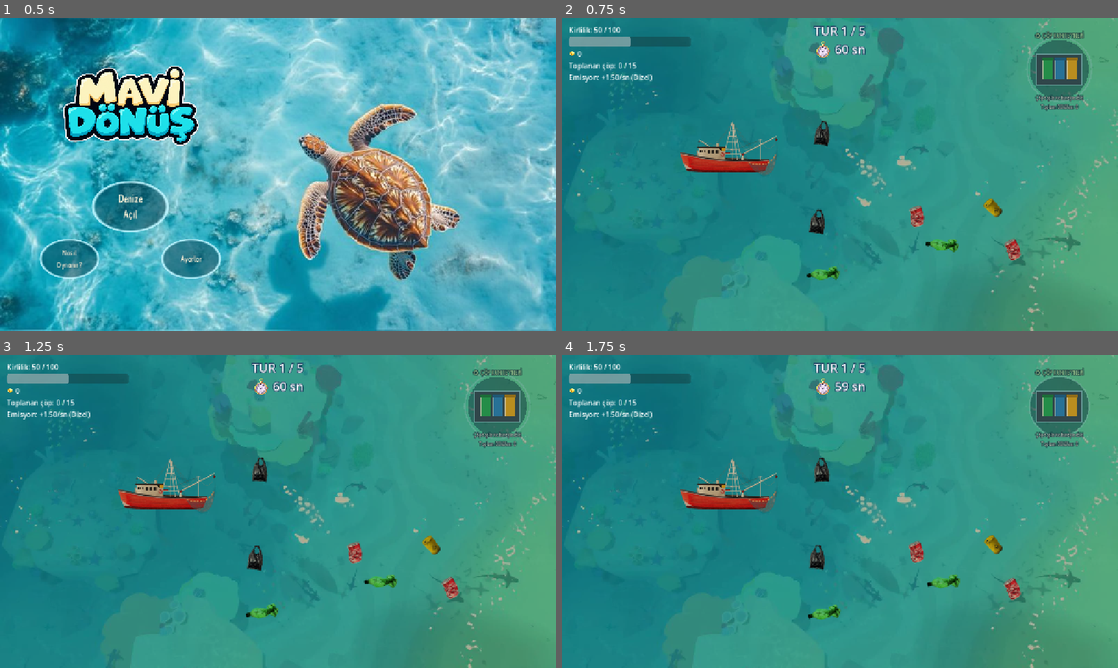
Above: before the commit, frames 1-4 (two rows, left to right).
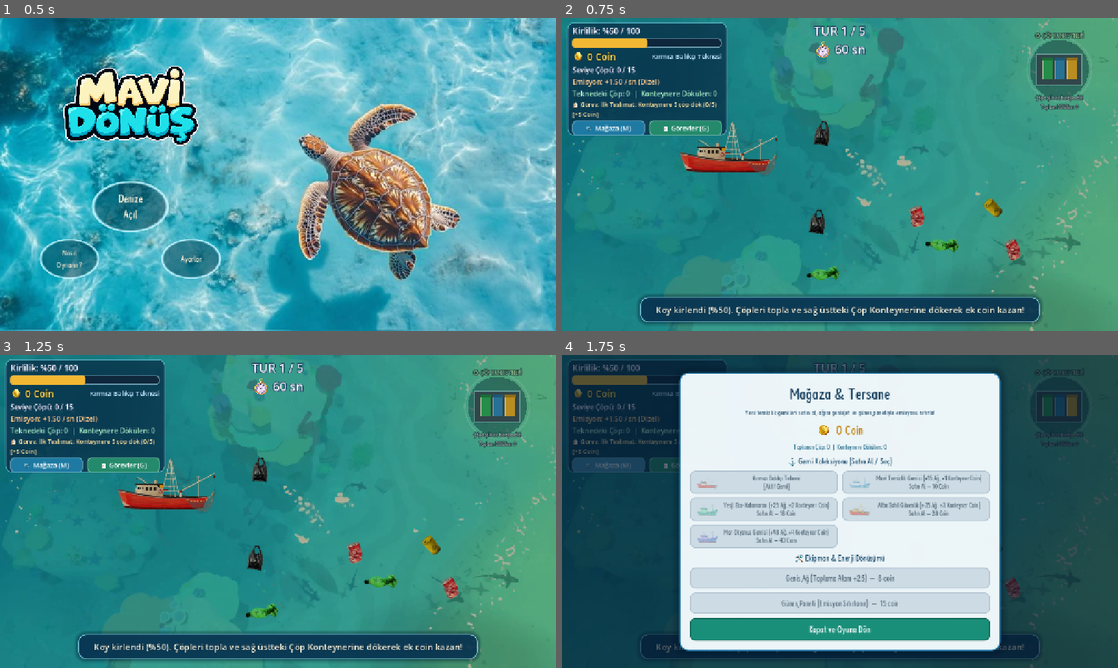
Above: after the commit, the same moments.

Repository: tubaiskol/Mavi-Donus-Hackathon-Team22
Game: Godot game, scene res://scenes/main_menu.tscn
The game is run twice, just before and just after one commit, with the same random seed, the same clock (stepped at 60 frames per second) and the same inputs. The engine's default icon, where the game draws it, is replaced by a stand-in: a white triangle on a blue panel in a dark square.
Inputs (mouse positions are in pixels of both pictures, inside the frame that each line leads up to):
- Up to frame 1 (0.5 s): no input
- Up to frame 2 (0.75 s): click "Denize Açıl" at 0.5 s
- Up to frame 3 (1.25 s): no input
- Up to frame 4 (1.75 s): click (606, 464) at 1.25 s, where only the run after the commit has a clickable "🛒 Mağaza (M)"

Frame 1 is identical in both runs. In frame 2, 17% of the frame differs, in the area x 1-87%, y 1-98%; in frame 3, 17%; in frame 4, 98%, in the area x 0-100%, y 0-100%.

Commit message:
sol üst birleşik gösterge kartı, konteyner takibi ve görev penceresi eklendi

Diff:
--- a/scripts/hud.gd
+++ b/scripts/hud.gd
@@ -1,22 +1,49 @@
 extends CanvasLayer
 
+const MENU_FONT := preload("res://assets/menu_font.ttf")
+
+@onready var stats_box: VBoxContainer = $StatsBox
 @onready var pollution_label: Label = $StatsBox/PollutionLabel
 @onready var pollution_bar: ProgressBar = $StatsBox/PollutionBar
+@onready var coins_row: HBoxContainer = $StatsBox/CoinsRow
 @onready var coins_label: Label = $StatsBox/CoinsRow/CoinsLabel
 @onready var trash_label: Label = $StatsBox/TrashLabel
+@onready var emission_label: Label = $StatsBox/EmissionLabel
 @onready var spawner = get_node("../Spawner")
-@onready var emission_label: Label = $StatsBox/EmissionLabel
+@onready var shop_panel = get_node("../ShopPanel")
+
+var _fill_style: StyleBoxFlat
+var _toast_panel: PanelContainer
+var _toast_label: Label
+var _toast_tween: Tween
+var _boat_badge_label: Label
+var _container_label: Label
+var _quest_summary_label: Label
+var _quests_modal: Control
+var _quests_list_vbox: VBoxContainer
+
 
 func _ready() -> void:
 	# Seviye sonunda oyun duraklasa da sayaç güncellensin.
 	process_mode = Node.PROCESS_MODE_ALWAYS
 
+	_style_hud()
+	_build_quests_modal()
+
 	GameState.pollution_changed.connect(_on_pollution_changed)
 	GameState.coins_changed.connect(_on_coins_changed)
+	GameState.boat_changed.connect(_on_boat_changed)
+	GameState.carried_trash_changed.connect(_on_carried_trash_changed)
+	GameState.quests_changed.connect(_on_quests_changed)
+	GameState.toast_requested.connect(show_toast)
 
 	_on_pollution_changed(GameState.pollution)
 	_on_coins_changed(GameState.coins)
+	_on_boat_changed(GameState.selected_boat)
+	_on_carried_trash_changed(GameState.carried_trash, GameState.delivered_trash)
+	_on_quests_changed()
 	_update_trash_label()
+	_update_emission_label()
 
 
 func _process(_delta: float) -> void:
@@ -24,13 +51,341 @@
 	_update_emission_label()
 
 
+func _unhandled_input(event: InputEvent) -> void:
+	if event is InputEventKey and event.pressed and not event.echo:
+		if event.physical_keycode == KEY_M:
+			_toggle_shop_from_hud()
+		elif event.physical_keycode == KEY_G:
+			_toggle_quests_modal()
+
+
+func _style_hud() -> void:
+	# Sol üst istatistik kutusu: Coin, Gemi, Kirlilik, Emisyon, Konteyner ve Görev bilgisi bir arada
+	var stats_panel := PanelContainer.new()
+	stats_panel.name = "StatsBackdrop"
+	stats_panel.mouse_filter = Control.MOUSE_FILTER_IGNORE
+	var card_sb := StyleBoxFlat.new()
+	card_sb.bg_color = Color(0.03, 0.16, 0.26, 0.72)
+	card_sb.border_color = Color(0.55, 0.88, 1.0, 0.45)
+	card_sb.set_border_width_all(2)
+	card_sb.set_corner_radius_all(14)
+	stats_panel.add_theme_stylebox_override("panel", card_sb)
+	stats_panel.position = Vector2(12, 10)
+	stats_panel.size = Vector2(368, 260)
+	add_child(stats_panel)
+	move_child(stats_panel, 0)
+
+	stats_box.position = Vector2(24, 16)
+	stats_box.custom_minimum_size = Vector2(344, 0)
+	stats_box.add_theme_constant_override("separation", 4)
+
+	# Kirlilik çubuğunu mavi_donus tarzında renklendir ve yuvarlat
+	pollution_bar.custom_minimum_size = Vector2(340, 22)
+	var bg_sb := StyleBoxFlat.new()
+	bg_sb.bg_color = Color(0.06, 0.14, 0.22, 0.85)
+	bg_sb.border_color = Color(0.75, 0.92, 1.0, 0.55)
+	bg_sb.set_border_width_all(2)
+	bg_sb.set_corner_radius_all(8)
+	pollution_bar.add_theme_stylebox_override("background", bg_sb)
+
+	_fill_style = StyleBoxFlat.new()
+	_fill_style.bg_color = Color(0.25, 0.82, 0.65)
+	_fill_style.set_corner_radius_all(6)
+	pollution_bar.add_theme_stylebox_override("fill", _fill_style)
+
+	# Coin satırını sol üst kutunun içinde belirginleştir ("sağ köşedeki şeyi soldakine ekle")
+	coins_row.add_theme_constant_override("separation", 8)
+	var coin_icon := coins_row.get_node_or_null("CoinIcon") as TextureRect
+	if coin_icon:
+		coin_icon.custom_minimum_size = Vector2(26, 26)
+	coins_label.add_theme_font_size_override("font_size", 22)
+	coins_label.add_theme_color_override("font_color", Color(1.0, 0.92, 0.42))
+	coins_label.add_theme_color_override("font_outline_color", Color(0.18, 0.12, 0.02, 0.95))
+	coins_label.add_theme_constant_override("outline_size", 5)
+
+	_boat_badge_label = Label.new()
+	_boat_badge_label.size_flags_horizontal = Control.SIZE_EXPAND_FILL
+	_boat_badge_label.horizontal_alignment = HORIZONTAL_ALIGNMENT_RIGHT
+	_boat_badge_label.add_theme_font_size_override("font_size", 15)
+	_boat_badge_label.add_theme_color_override("font_color", Color(0.75, 0.95, 1.0))
+	_boat_badge_label.add_theme_color_override("font_outline_color", Color(0.06, 0.20, 0.34))
+	_boat_badge_label.add_theme_constant_override("outline_size", 4)
+	coins_row.add_child(_boat_badge_label)
+
+	# Metinlere mavi_donus tarzı kalın okunaklı kontur ekle
+	for lbl in [pollution_label, trash_label, emission_label]:
+		lbl.add_theme_color_override("font_color", Color.WHITE)
+		lbl.add_theme_color_override("font_outline_color", Color(0.06, 0.20, 0.34, 0.95))
+		lbl.add_theme_constant_override("outline_size", 5)
+
+	pollution_label.add_theme_font_size_override("font_size", 19)
+	emission_label.add_theme_font_size_override("font_size", 16)
+	trash_label.add_theme_font_size_override("font_size", 16)
+
+	_container_label = Label.new()
+	_container_label.add_theme_font_size_override("font_size", 16)
+	_container_label.add_theme_color_override("font_color", Color(0.68, 1.0, 0.80))
+	_container_label.add_theme_color_override("font_outline_color", Color(0.05, 0.20, 0.32, 0.95))
+	_container_label.add_theme_constant_override("outline_size", 5)
+	stats_box.add_child(_container_label)
+
+	_quest_summary_label = Label.new()
+	_quest_summary_label.autowrap_mode = TextServer.AUTOWRAP_WORD_SMART
+	_quest_summary_label.add_theme_font_size_override("font_size", 14)
+	_quest_summary_label.add_theme_color_override("font_color", Color(1.0, 0.94, 0.65))
+	_quest_summary_label.add_theme_color_override("font_outline_color", Color(0.06, 0.18, 0.30, 0.95))
+	_quest_summary_label.add_theme_constant_override("outline_size", 4)
+	stats_box.add_child(_quest_summary_label)
+
+	# Sol üst kartın içinde Mağaza ve Görevler hızlı erişim butonları
+	var btn_row := HBoxContainer.new()
+	btn_row.add_theme_constant_override("separation", 10)
+	var shop_btn := _make_hud_action_button("🛒 Mağaza (M)", _toggle_shop_from_hud, Color(0.12, 0.48, 0.64))
+	var quests_btn := _make_hud_action_button("📋 Görevler (G)", _toggle_quests_modal, Color(0.14, 0.54, 0.42))
+	btn_row.add_child(shop_btn)
+	btn_row.add_child(quests_btn)
+	stats_box.add_child(btn_row)
+
+	# Alt orta: şık kapsül UI kartı içinde bildirim / açıklama (Toast) etiketi
+	_toast_panel = PanelContainer.new()
+	_toast_panel.name = "ToastPanel"
+	_toast_panel.mouse_filter = Control.MOUSE_FILTER_IGNORE
+	var toast_sb := StyleBoxFlat.new()
+	toast_sb.bg_color = Color(0.03, 0.20, 0.32, 0.84)
+	toast_sb.border_color = Color(0.58, 0.90, 1.0, 0.80)
+	toast_sb.set_border_width_all(2)
+	toast_sb.set_corner_radius_all(18)
+	toast_sb.content_margin_left = 24
+	toast_sb.content_margin_right = 24
+	toast_sb.content_margin_top = 10
+	toast_sb.content_margin_bottom = 10
+	toast_sb.shadow_color = Color(0.0, 0.08, 0.16, 0.42)
+	toast_sb.shadow_size = 10
+	_toast_panel.add_theme_stylebox_override("panel", toast_sb)
+	_toast_panel.set_anchors_and_offsets_preset(Control.PRESET_BOTTOM_WIDE)
+	_toast_panel.offset_left = 180.0
+	_toast_panel.offset_right = -180.0
+	_toast_panel.offset_top = -78.0
+	_toast_panel.offset_bottom = -20.0
+	_toast_panel.modulate.a = 0.0
+	add_child(_toast_panel)
+
+	_toast_label = Label.new()
+	_toast_label.name = "ToastLabel"
+	_toast_label.horizontal_alignment = HORIZONTAL_ALIGNMENT_CENTER
+	_toast_label.vertical_alignment = VERTICAL_ALIGNMENT_CENTER
+	_toast_label.autowrap_mode = TextServer.AUTOWRAP_WORD_SMART
+	_toast_label.add_theme_font_size_override("font_size", 20)
+	_toast_label.add_theme_color_override("font_color", Color(1.0, 0.98, 0.88))
+	_toast_label.add_theme_color_override("font_outline_color", Color(0.04, 0.18, 0.28, 0.96))
+	_toast_label.add_theme_constant_override("outline_size", 5)
+	_toast_label.mouse_filter = Control.MOUSE_FILTER_IGNORE
+	_toast_panel.add_child(_toast_label)
+
+
+func _make_hud_action_button(text: String, cb: Callable, base_color: Color) -> Button:
+	var b := Button.new()
+	b.text = text
+	b.size_flags_horizontal = Control.SIZE_EXPAND_FILL
+	b.custom_minimum_size = Vector2(0, 34)
+	b.add_theme_font_size_override("font_size", 15)
+	b.add_theme_color_override("font_color", Color.WHITE)
+	b.pressed.connect(cb)
+
+	var normal := StyleBoxFlat.new()
+	normal.bg_color = base_color
+	normal.border_color = base_color.lightened(0.35)
+	normal.set_border_width_all(2)
+	normal.set_corner_radius_all(8)
+
+	var hover := normal.duplicate() as StyleBoxFlat
+	hover.bg_color = base_color.lightened(0.15)
+
+	var pressed := normal.duplicate() as StyleBoxFlat
+	pressed.bg_color = base_color.darkened(0.15)
+
+	b.add_theme_stylebox_override("normal", normal)
+	b.add_theme_stylebox_override("hover", hover)
+	b.add_theme_stylebox_override("pressed", pressed)
+	return b
+
+
+func _toggle_shop_from_hud() -> void:
+	if GameState.game_over:
+		return
+	if AudioManager:
+		AudioManager.play_button()
+	if shop_panel and shop_panel.has_method("toggle_manual_shop"):
+		shop_panel.toggle_manual_shop()
+
+
+func _build_quests_modal() -> void:
+	_quests_modal = Control.new()
+	_quests_modal.name = "QuestsModal"
+	_quests_modal.set_anchors_and_offsets_preset(Control.PRESET_FULL_RECT)
+	_quests_modal.visible = false
+	if MENU_FONT:
+		var th := Theme.new()
+		th.default_font = MENU_FONT
+		th.default_font_size = 18
+		_quests_modal.theme = th
+	add_child(_quests_modal)
+
+	var dim := ColorRect.new()
+	dim.color = Color(0.02, 0.10, 0.18, 0.65)
+	dim.set_anchors_and_offsets_preset(Control.PRESET_FULL_RECT)
+	_quests_modal.add_child(dim)
+
+	var cc := CenterContainer.new()
+	cc.set_anchors_and_offsets_preset(Control.PRESET_FULL_RECT)
+	_quests_modal.add_child(cc)
+
+	var pc := PanelContainer.new()
+	var sb := StyleBoxFlat.new()
+	sb.bg_color = Color(0.96, 0.99, 1.0, 0.96)
+	sb.border_color = Color(0.18, 0.56, 0.76, 0.88)
+	sb.set_border_width_all(3)
+	sb.set_corner_radius_all(20)
+	sb.set_content_margin_all(26)
+	pc.add_theme_stylebox_override("panel", sb)
+	cc.add_child(pc)
+
+	var vb := VBoxContainer.new()
+	vb.custom_minimum_size = Vector2(580, 0)
+	vb.add_theme_constant_override("separation", 12)
+	pc.add_child(vb)
+
+	var title := Label.new()
+	title.text = "Deniz Temizliği Görevleri"
+	title.horizontal_alignment = HORIZONTAL_ALIGNMENT_CENTER
+	title.add_theme_font_size_override("font_size", 34)
+	title.add_theme_color_override("font_color", Color(0.08, 0.24, 0.36))
+	vb.add_child(title)
+
+	var sub := Label.new()
+	sub.text = "Topladığın çöpleri sağ üst köşedeki Çöp Konteynerine bırakarak ek coin ve görev ödülleri kazan!"
+	sub.horizontal_alignment = HORIZONTAL_ALIGNMENT_CENTER
+	sub.autowrap_mode = TextServer.AUTOWRAP_WORD_SMART
+	sub.add_theme_font_size_override("font_size", 17)
+	sub.add_theme_color_override("font_color", Color(0.20, 0.38, 0.50))
+	vb.add_child(sub)
+
+	_quests_list_vbox = VBoxContainer.new()
+	_quests_list_vbox.add_theme_constant_override("separation", 8)
+	vb.add_child(_quests_list_vbox)
+
+	var close_btn := _make_hud_action_button("Kapat ve Oyuna Dön", _toggle_quests_modal, Color(0.10, 0.54, 0.44))
+	close_btn.custom_minimum_size = Vector2(0, 48)
+	close_btn.add_theme_font_size_override("font_size", 20)
+	vb.add_child(close_btn)
+
+
+func _toggle_quests_modal() -> void:
+	if GameState.game_over:
+		return
+	if AudioManager:
+		AudioManager.play_button()
+	if _quests_modal.visible:
+		_quests_modal.hide()
+		if GameState.running and (shop_panel == null or not shop_panel.visible):
+			get_tree().paused = false
+	else:
+		_refresh_quests_modal()
+		_quests_modal.show()
+		get_tree().paused = true
+
+
+func _refresh_quests_modal() -> void:
+	if _quests_list_vbox == null:
+		return
+	for c in _quests_list_vbox.get_children():
+		c.queue_free()
+
+	for q in GameState.quests:
+		var row_panel := PanelContainer.new()
+		var rsb := StyleBoxFlat.new()
+		var done: bool = bool(q["completed"])
+		rsb.bg_color = Color(0.84, 0.96, 0.88) if done else Color(0.88, 0.94, 0.98)
+		rsb.border_color = Color(0.20, 0.68, 0.42) if done else Color(0.45, 0.72, 0.88)
+		rsb.set_border_width_all(2)
+		rsb.set_corner_radius_all(10)
+		rsb.set_content_margin_all(10)
+		row_panel.add_theme_stylebox_override("panel", rsb)
+
+		var hbox := HBoxContainer.new()
+		hbox.add_theme_constant_override("separation", 12)
+		row_panel.add_child(hbox)
+
+		var status_lbl := Label.new()
+		status_lbl.text = "✅" if done else "⏳"
+		status_lbl.add_theme_font_size_override("font_size", 20)
+		hbox.add_child(status_lbl)
+
+		var title_lbl := Label.new()
+		title_lbl.text = "%s  (%d / %d)" % [q["title"], int(q["progress"]), int(q["target"])]
+		title_lbl.size_flags_horizontal = Control.SIZE_EXPAND_FILL
+		title_lbl.add_theme_font_size_override("font_size", 17)
+		title_lbl.add_theme_color_override("font_color", Color(0.08, 0.26, 0.36))
+		hbox.add_child(title_lbl)
+
+		var rew_lbl := Label.new()
+		rew_lbl.text = "Tamamlandı!" if done else "+%d Coin" % int(q["reward"])
+		rew_lbl.add_theme_font_size_override("font_size", 17)
+		rew_lbl.add_theme_color_override(
+			"font_color",
+			Color(0.12, 0.56, 0.32) if done else Color(0.76, 0.48, 0.04)
+		)
+		hbox.add_child(rew_lbl)
+
+		_quests_list_vbox.add_child(row_panel)
+
+
+func show_toast(text: String, secs: float = 3.0) -> void:
+	if _toast_label == null or _toast_panel == null:
+		return
+	if _toast_tween and _toast_tween.is_valid():
+		_toast_tween.kill()
+	_toast_label.text = text
+	_toast_panel.modulate.a = 1.0
+	_toast_tween = create_tween()
+	_toast_tween.tween_interval(secs)
+	_toast_tween.tween_property(_toast_panel, "modulate:a", 0.0, 0.6)
+
+
 func _on_pollution_changed(value: float) -> void:
 	pollution_bar.value = value
-	pollution_label.text = "Kirlilik: %d / 100" % roundi(value)
-
-
-func _on_coins_changed(value: int) -> void:
-	coins_label.text = str(GameState.coins)
+	pollution_label.text = "Kirlilik: %%%d / 100" % roundi(value)
+
+	if _fill_style:
+		var ratio := clampf(value / 100.0, 0.0, 1.0)
+		var clean_col := Color(0.22, 0.82, 0.62)
+		var mid_col := Color(0.95, 0.72, 0.20)
+		var dirty_col := Color(0.92, 0.26, 0.22)
+		if ratio < 0.5:
+			_fill_style.bg_color = clean_col.lerp(mid_col, ratio * 2.0)
+		else:
+			_fill_style.bg_color = mid_col.lerp(dirty_col, (ratio - 0.5) * 2.0)
+
+
+func _on_coins_changed(_value: int) -> void:
+	coins_label.text = "%d Coin" % GameState.coins
+
+
+func _on_boat_changed(boat_id: String) -> void:
+	if _boat_badge_label:
+		_boat_badge_label.text = GameState.get_boat_name(boat_id)
+
+
+func _on_carried_trash_changed(carried: int, delivered: int) -> void:
+	if _container_label:
+		_container_label.text = "Teknedeki Çöp: %d  |  Konteynere Dökülen: %d" % [carried, delivered]
+
+
+func _on_quests_changed() -> void:
+	if _quest_summary_label:
+		_quest_summary_label.text = "📋 " + GameState.get_active_quest_summary()
+	if _quests_modal and _quests_modal.visible:
+		_refresh_quests_modal()
 
 
 func _update_trash_label() -> void:
@@ -38,13 +393,16 @@
 	var remaining: int = spawner.get_remaining_trash_count()
 	var collected := clampi(total - remaining, 0, total)
 
-	trash_label.text = "Toplanan çöp: %d / %d" % [
+	trash_label.text = "Seviye Çöpü: %d / %d" % [
 		collected,
 		total
 	]
 
+
 func _update_emission_label() -> void:
 	if GameState.has_solar:
-		emission_label.text = "Emisyon: 0/sn (Güneş)"
+		emission_label.text = "Emisyon: 0 / sn (Güneş Paneli)"
+		emission_label.add_theme_color_override("font_color", Color(0.58, 1.0, 0.72))
 	else:
-		emission_label.text = "Emisyon: +%.2f/sn (Dizel)" % GameState.emission_per_sec
+		emission_label.text = "Emisyon: +%.2f / sn (Dizel)" % GameState.emission_per_sec
+		emission_label.add_theme_color_override("font_color", Color(1.0, 0.82, 0.52))
